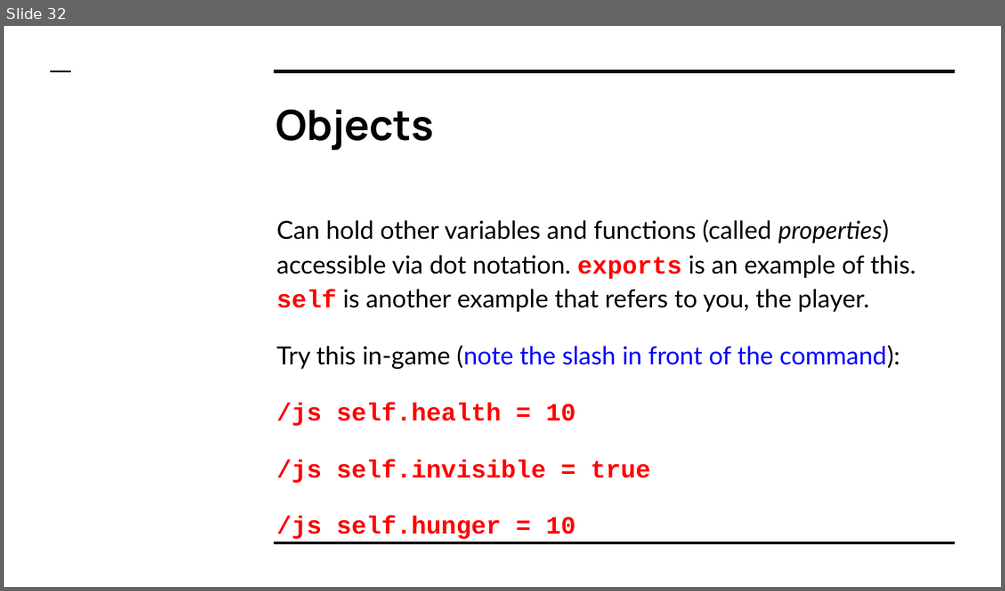
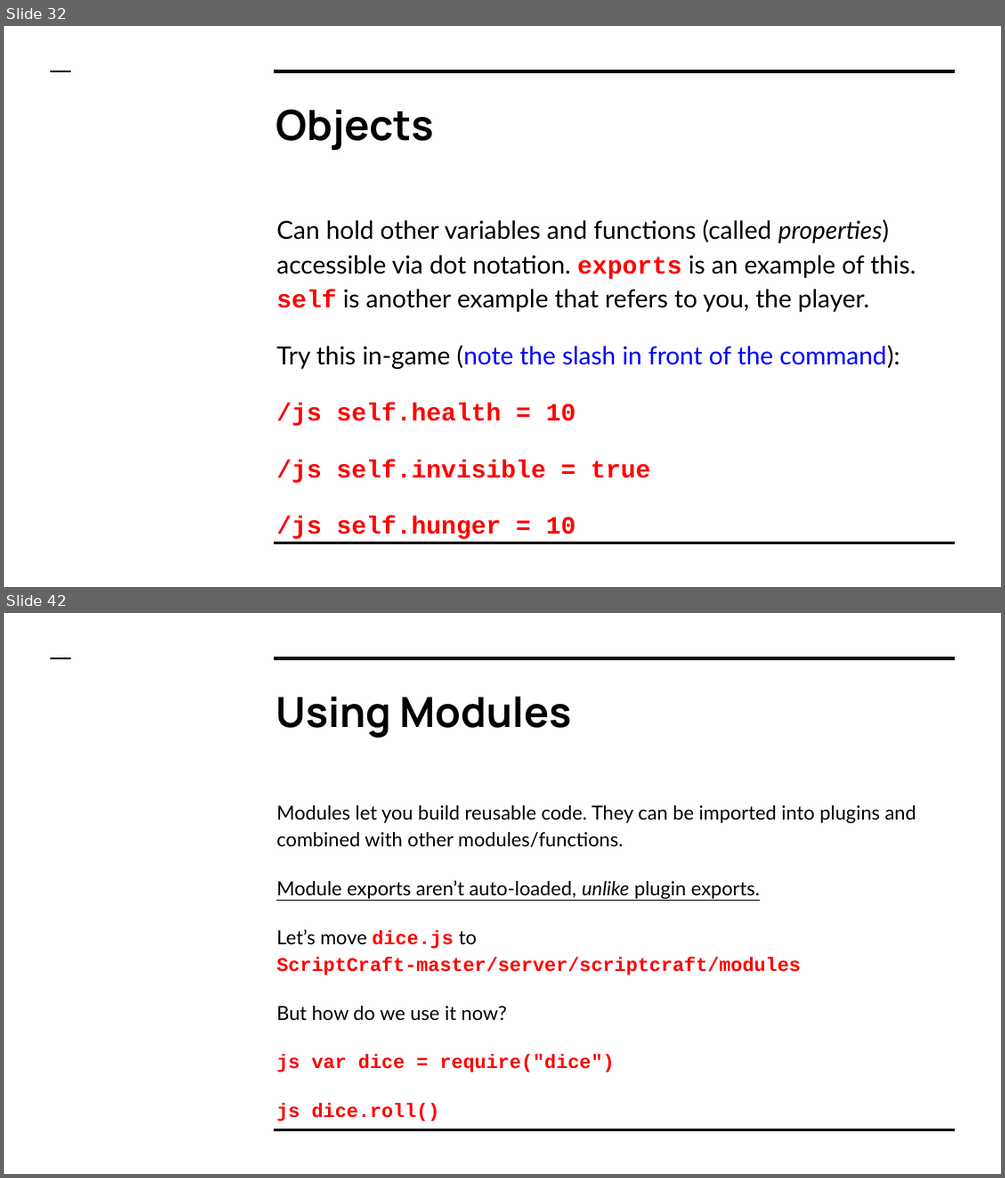
Before and after one commit to LetsCodeBlacksburg/ScriptCraft, a slide deck: slides/ScriptCraft- Day 01 (Getting Started).pptx. Shown one above the other, each under a label of ours: slide 32 before the commit, slides 32 and 42 after it; the slides between them are not shown. The pictures are 1005x591 and 1005x1178 pixels, drawn with LibreOffice and Linux fonts; fonts in the diff are those of the drawing; background and template pictures are left out. Boxes give left, top, right and bottom in pixels: in the first picture for what was removed or moved away, otherwise in the second. Text is boxed around its words. In the diff, an @@ line names an element or a change of style, - is before the commit and + after.

```diff
--- a/slides/ScriptCraft- Day 01 (Getting Started).pptx
+++ b/slides/ScriptCraft- Day 01 (Getting Started).pptx
@@ slide 42 added at (4, 613, 1001, 1174), background picture (left out); not listed: 3 template elements that a slide beside it also shows @@
@@ title added at (275, 696, 571, 738), 30 pt, text #000000, bold @@
+Using Modules
@@ text added at (276, 805, 916, 1121), 14 pt, text #000000 @@
+Modules let you build reusable code. They can be imported into plugins and combined with other modules/functions.
+Module exports aren’t auto-loaded, unlike plugin exports.
+Let’s move dice.js to ScriptCraft-master/server/scriptcraft/modules
+But how do we use it now?
+js var dice = require("dice")
+js dice.roll()
```
Also in this commit, not shown: 16 other slides added, 1 other file.
